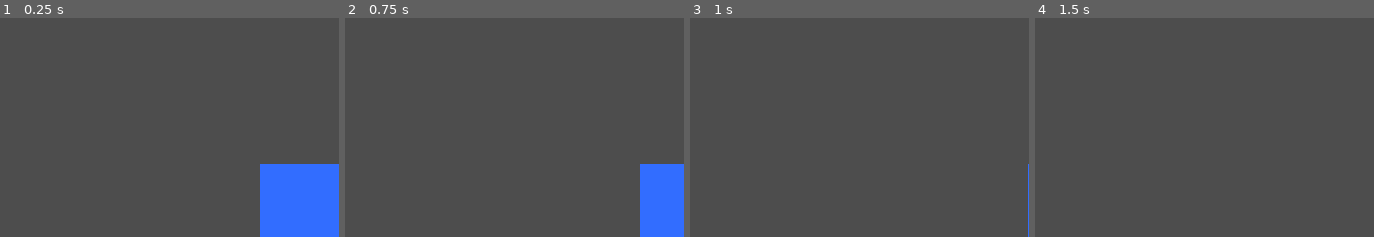
Above: before the commit, frames 1-4 (left to right).
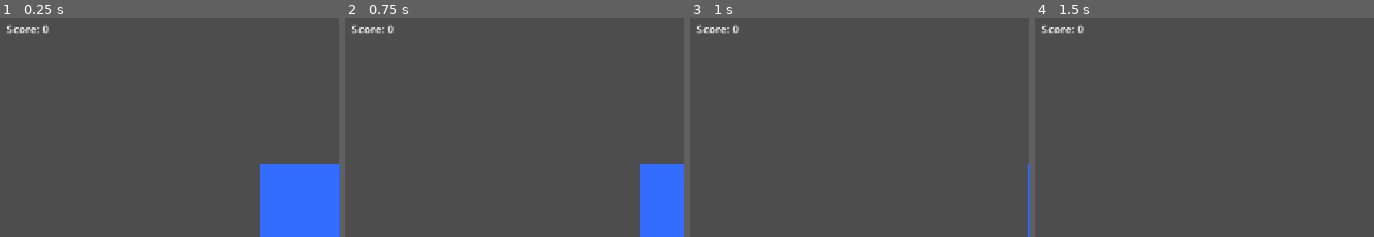
Above: after the commit, the same moments.

Repository: jv-porto12/arena-protocol
Game: Godot game, scene res://scenes/main/Main.tscn
Two runs of this game, one before a commit and one after it. Both use one fixed random seed, a clock stepped at 60 frames per second and the inputs below. Before the commit the project starts from res://scenes/player/player.tscn.
Inputs:
- Up to frame 1 (0.25 s): no input
- Up to frame 2 (0.75 s): tap Enter at 0.5 s; hold D (move_right) from 0.53 s (still down)
- Up to frame 3 (1 s): keep holding D (move_right)
- Up to frame 4 (1.5 s): release D (move_right) at 1.28 s; hold S (move_down) from 1.28 s (still down)
The pictures show only the part of the screen within x 0-50%, y 0-50%; the shares and areas given below are measured in that part.

The runs differ from the first frame. In frame 1, 0.3% of the frame differs, in the area x 2-15%, y 2-8%; in frame 2, 0.3%; in frame 3, 0.3%; in frame 4, 0.3%.

Commit message:
factory + main scene

Diff:
--- a/project.godot
+++ b/project.godot
@@ -11,7 +11,7 @@
 [application]
 
 config/name="ArenaProtocol"
-run/main_scene="uid://dvffnuhumcsre"
+run/main_scene="uid://cuxlrlr57t0xo"
 config/features=PackedStringArray("4.7", "Forward Plus")
 config/icon="res://icon.svg"
 
--- /dev/null
+++ b/scenes/main/Main.tscn
@@ -0,0 +1,28 @@
+[gd_scene format=3 uid="uid://cuxlrlr57t0xo"]
+
+[ext_resource type="PackedScene" uid="uid://dvffnuhumcsre" path="res://scenes/player/player.tscn" id="1_nha0i"]
+[ext_resource type="Script" uid="uid://di02i36bouenl" path="res://scenes/main/main.gd" id="1_q24mn"]
+[ext_resource type="Script" uid="uid://ca76p4piawmx2" path="res://scripts/factories/EnemyFactory.gd" id="2_q24mn"]
+
+[node name="Main" type="Node2D" unique_id=319317457]
+script = ExtResource("1_q24mn")
+
+[node name="Player" parent="." unique_id=845267894 instance=ExtResource("1_nha0i")]
+
+[node name="EnemyFactory" type="Node" parent="." unique_id=572234145]
+script = ExtResource("2_q24mn")
+
+[node name="Enemies" type="Node2D" parent="." unique_id=576920205]
+
+[node name="SpawnTimer" type="Timer" parent="." unique_id=1466437417]
+wait_time = 2.0
+autostart = true
+
+[node name="HUD" type="CanvasLayer" parent="." unique_id=1115938593]
+
+[node name="ScoreLabel" type="Label" parent="HUD" unique_id=1211482179]
+offset_left = 28.0
+offset_top = 20.0
+offset_right = 168.0
+offset_bottom = 43.0
+text = "Score: 0"
--- /dev/null
+++ b/scenes/main/main.gd
@@ -0,0 +1,43 @@
+extends Node2D
+
+@onready var enemy_factory = $EnemyFactory
+@onready var enemies = $Enemies
+@onready var spawn_timer = $SpawnTimer
+@onready var score_label = $HUD/ScoreLabel
+
+var random = RandomNumberGenerator.new()
+
+func _ready() -> void:
+	GameManager.reset_score()
+
+	GameManager.score_changed.connect(
+		_on_score_changed
+	)
+
+	spawn_timer.timeout.connect(
+		_on_spawn_timer_timeout
+	)
+
+func _on_spawn_timer_timeout() -> void:
+	var enemy_types = [
+		enemy_factory.EnemyType.NORMAL,
+		enemy_factory.EnemyType.FAST,
+		enemy_factory.EnemyType.TANK
+	]
+
+	var chosen_type = enemy_types.pick_random()
+
+	var spawn_position = Vector2(
+		random.randf_range(40.0, 1100.0),
+		random.randf_range(40.0, 600.0)
+	)
+
+	var enemy = enemy_factory.create_enemy(
+		chosen_type,
+		spawn_position
+	)
+
+	enemies.add_child(enemy)
+
+func _on_score_changed(new_score: int) -> void:
+	score_label.text = "Score: " + str(new_score)
--- a/scenes/player/player.tscn
+++ b/scenes/player/player.tscn
@@ -5,7 +5,7 @@
 [sub_resource type="RectangleShape2D" id="RectangleShape2D_udn2f"]
 size = Vector2(128, 128)
 
-[node name="Player" type="CharacterBody2D" unique_id=845267894]
+[node name="Player" type="CharacterBody2D" unique_id=845267894 groups=["player"]]
 script = ExtResource("1_8afob")
 
 [node name="Polygon2D" type="Polygon2D" parent="." unique_id=623969635]
--- /dev/null
+++ b/scripts/factories/EnemyFactory.gd
@@ -0,0 +1,35 @@
+extends Node
+
+const ENEMY_SCENE: PackedScene = preload(
+	"res://scenes/enemies/Enemy.tscn"
+)
+
+enum EnemyType {
+	NORMAL,
+	FAST,
+	TANK
+}
+
+func create_enemy(
+	enemy_type: EnemyType,
+	spawn_position: Vector2
+) -> Area2D:
+	var enemy: Area2D = ENEMY_SCENE.instantiate()
+
+	match enemy_type:
+
+		EnemyType.NORMAL:
+			enemy.move_speed = 100.0
+			enemy.score_value = 10
+
+		EnemyType.FAST:
+			enemy.move_speed = 180.0
+			enemy.score_value = 20
+
+		EnemyType.TANK:
+			enemy.move_speed = 50.0
+			enemy.score_value = 30
+
+	enemy.position = spawn_position
+
+	return enemy
Not shown, added: scenes/main/main.gd.uid
Not shown, added: scripts/factories/EnemyFactory.gd.uid
